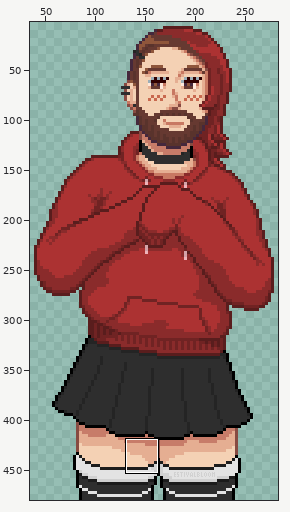
Edited in one commit: sprite sheet (public/assets/art/full-3x-wm.png). The first picture is a wide view before the edit; the outline marks the close-up.
Close-up. Before the edit:
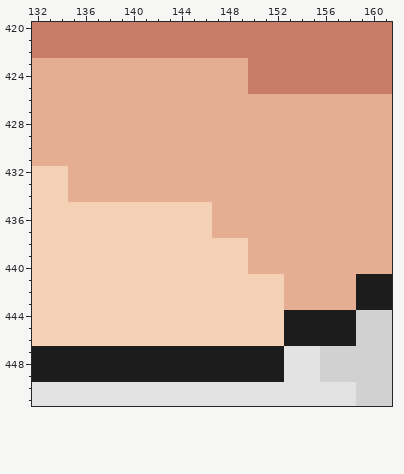
The file is 318x480 pixels. Colours within 5 levels of each other are drawn and written as one. Shown: x 132..161, y 420..451. The wide view leaves out empty margins. The commit also changed other parts of the picture, which this record leaves out.
New version:
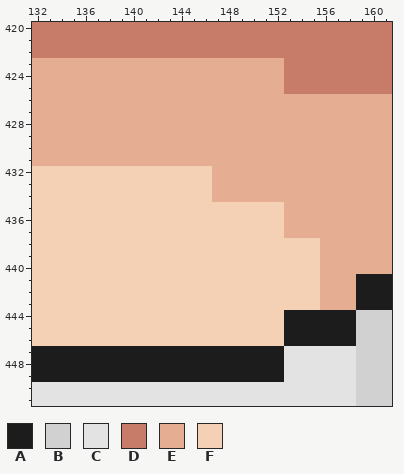
Palette (. is transparent): A #1c1c1c  B #d1d1d1  C #e3e3e3  D #c77c69  E #e5ae92  F #f4d1b4
Edits made:
Colour B becomes colour C in rows 447 to 449 at x 156 to 158.
Colour D becomes colour E in rows 423 to 425 at x 150 to 152.
Colour E becomes colour F in rows 432 to 434 at x 135 to 146; in rows 435 to 437 at x 147 to 152; in rows 438 to 440 at x 150 to 155; in rows 441 to 443 at x 153 to 155.
